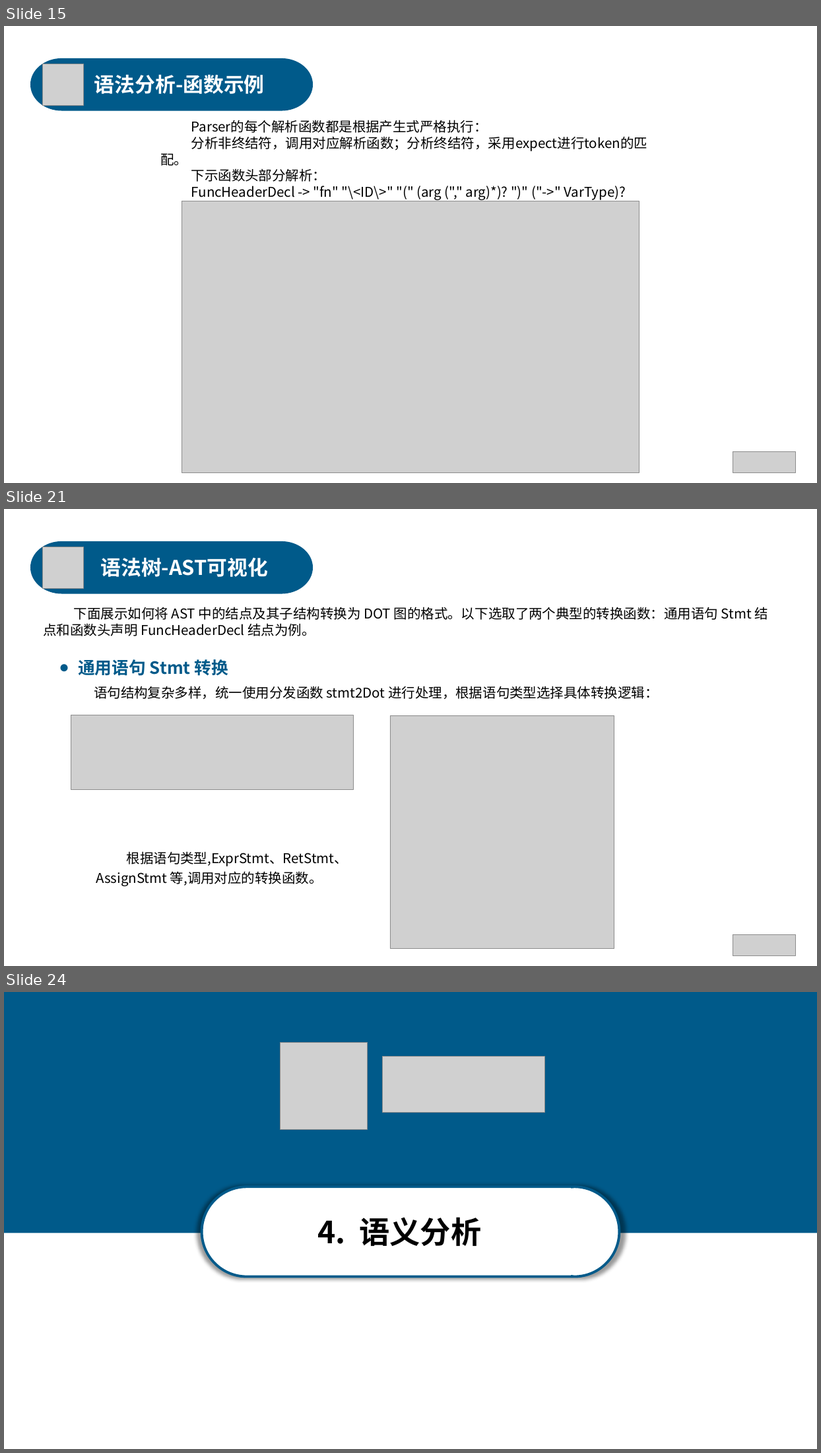
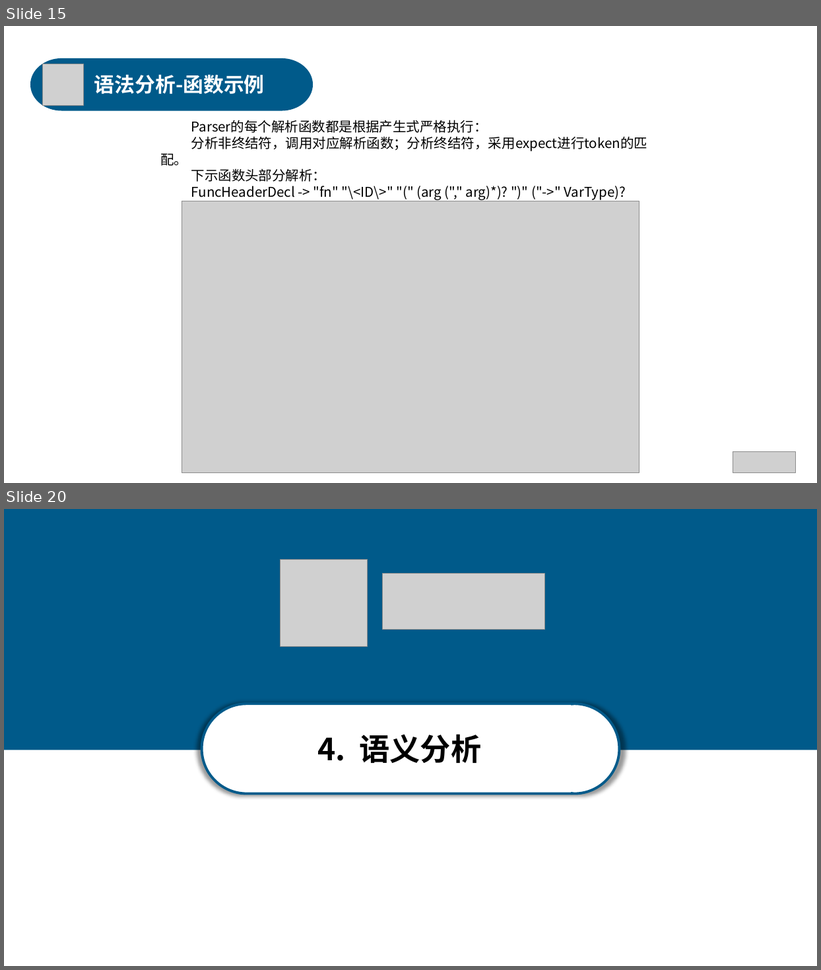
Before and after one commit to anxi710/compiler-principle-project, a slide deck: report/compiler_ppt.pptx. Shown one above the other, each under a label of ours: slides 15, 21 and 24 before the commit, slides 15 and 20 after it; the slides between them are not shown. The pictures are 821x1453 and 821x970 pixels, drawn with LibreOffice and Linux fonts; fonts in the diff are those of the drawing; grey boxes stand for pictures. Boxes give left, top, right and bottom in pixels: in the first picture for what was removed or moved away, otherwise in the second. Text is boxed around its words. In the diff, an @@ line names an element or a change of style, - is before the commit and + after.

```diff
--- a/report/compiler_ppt.pptx
+++ b/report/compiler_ppt.pptx
@@ slide 21 removed at [4,509,817,966], background #FFFFFF @@
@@ freeform shape removed at [32,543,312,593] @@
@@ picture removed at [42,547,84,588] @@
@@ text removed at [100,557,268,577] @@
-语法树-AST可视化
@@ text removed at [44,607,768,636] @@
-下面展示如何将 AST 中的结点及其子结构转换为 DOT 图的格式。以下选取了两个典型的转换函数：通用语句 Stmt 结点和函数头声明 FuncHeaderDecl 结点为例。
@@ text removed at [78,659,228,676] @@
-● 通用语句 Stmt 转换
@@ text removed at [94,686,659,699] @@
-语句结构复杂多样，统一使用分发函数 stmt2Dot 进行处理，根据语句类型选择具体转换逻辑：
@@ picture removed at [71,716,354,790] @@
@@ picture removed at [390,716,614,949] @@
@@ text removed at [96,852,349,887] @@
-根据语句类型,ExprStmt、RetStmt、AssignStmt 等,调用对应的转换函数。
@@ picture removed at [733,935,797,956] @@
@@ what was slide 24 is now slide 20 @@
```
Also in this commit, not shown: 8 slides changed, 1 slide added, 3 other slides removed.
